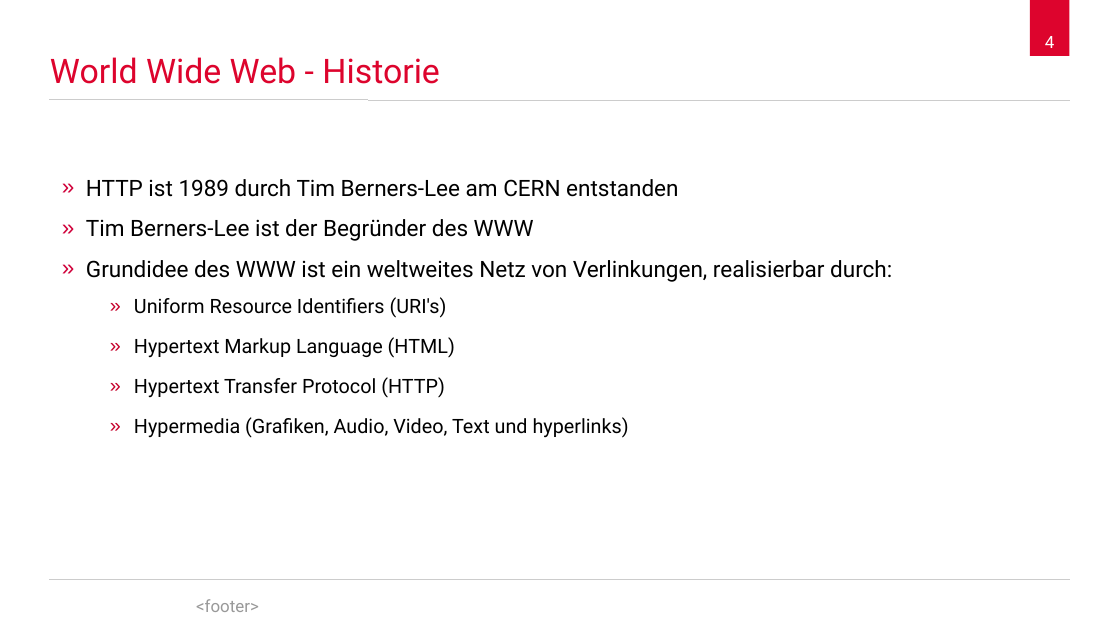
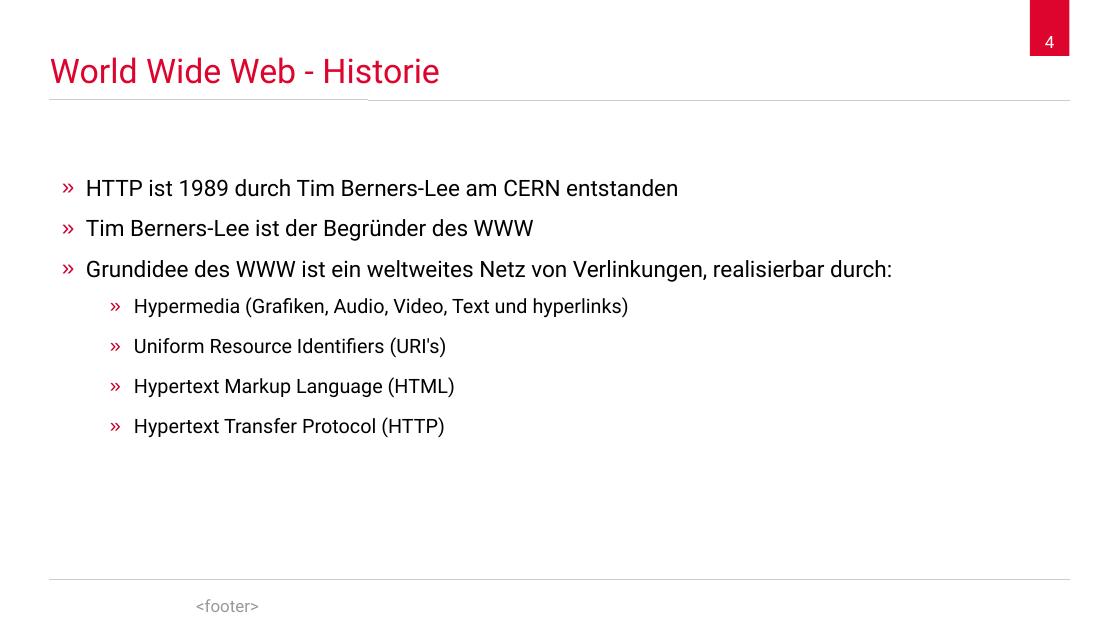
Before and after one commit to spaceone/presentations, a slide deck: slide 4 of hypertext-transfer-protocol/2017-12-05-hypertext-transfer-protocol.odp. Drawn at 1120x630 pixels with LibreOffice and Linux fonts; fonts in the diff are those of the drawing; background and template pictures are left out. Boxes give left, top, right and bottom in pixels: in the first picture for what was removed or moved away, otherwise in the second. Text is boxed around its words. In the diff, an @@ line names an element or a change of style, - is before the commit and + after.

```diff
--- a/hypertext-transfer-protocol/2017-12-05-hypertext-transfer-protocol.odp
+++ b/hypertext-transfer-protocol/2017-12-05-hypertext-transfer-protocol.odp
@@ text at bbox=[134, 297, 629, 318]: paragraph added @@
+    » Hypermedia (Grafiken, Audio, Video, Text und hyperlinks)
@@ text at bbox=[134, 417, 629, 438]: paragraph removed @@
-    » Hypermedia (Grafiken, Audio, Video, Text und hyperlinks)
```
Also in this commit, not shown: 13 other slides changed, 1 slide added, 1 slide removed.
